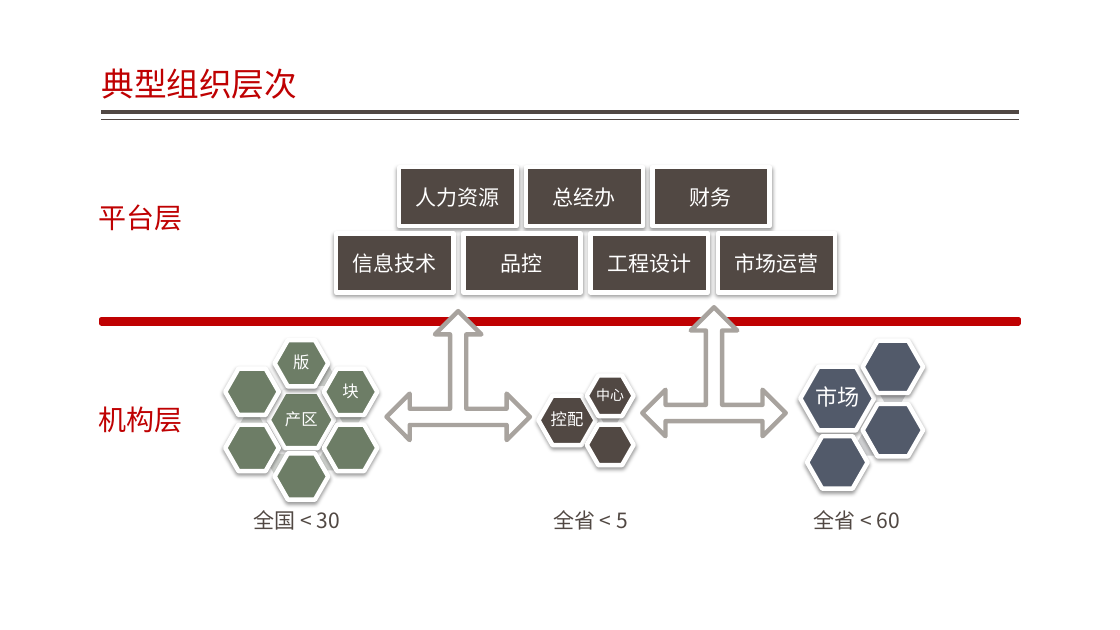
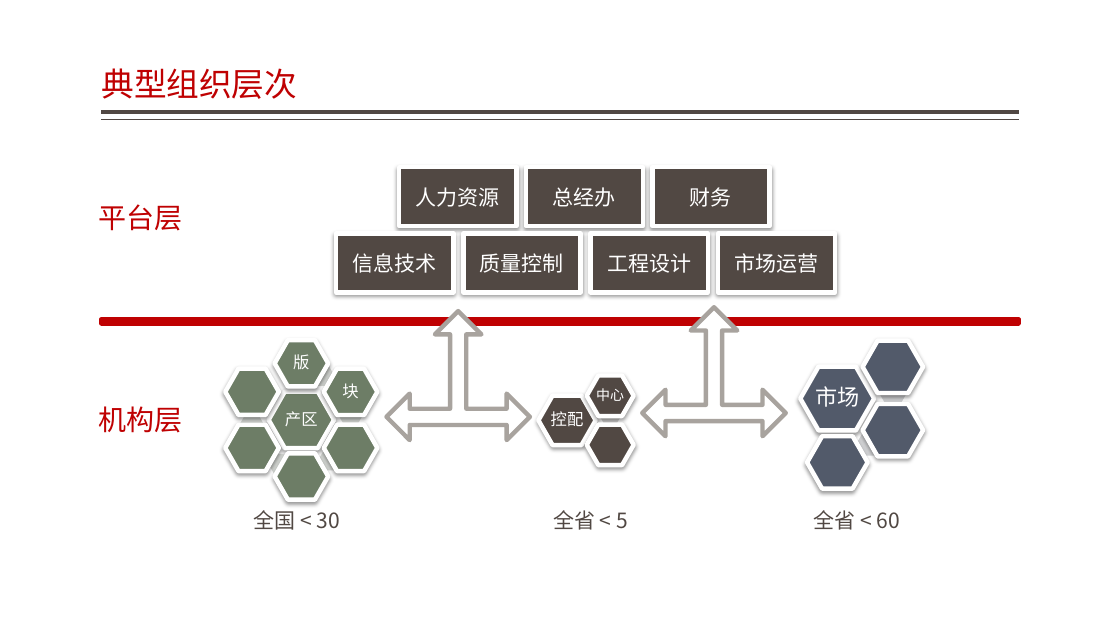
Before and after one commit to jzgi/chainsmart, a slide deck: slide 21 of Docs/品链应用参考设计.pptx. Drawn at 1120x630 pixels with LibreOffice and Linux fonts; fonts in the diff are those of the drawing. Boxes give left, top, right and bottom in pixels: in the first picture for what was removed or moved away, otherwise in the second. Text is boxed around its words. In the diff, an @@ line names an element or a change of style, - is before the commit and + after.

```diff
--- a/Docs/品链应用参考设计.pptx
+++ b/Docs/品链应用参考设计.pptx
@@ text in rectangle at bbox=[480, 253, 564, 273]: text changed @@
-品控
+质量控制
```
Also in this commit, not shown: 4 other slides changed, 10 other files.
